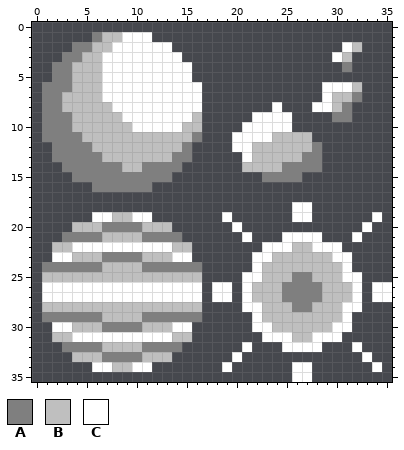
Two versions of one pixel-art sprite, ui/assets/celestialobject_icons.png. This is how it looked before the edit.
The file is 36x36 pixels.
Palette (. is transparent): A #7f7f7f  B #bfbfbf  C #ffffff
Pixels before, first column x 1:
 1 .....ABBCCC........................
 2 ...AABBCCCCCC.................CB...
 3 ..AABBCCCCCCCC...............CB....
 4 .AABBBCCCCCCCCC...............A....
 5 .AABBBCCCCCCCCC....................
 6 AAABBBCCCCCCCCCC............CCCB...
 7 AABBBBCCCCCCCCCC............CBBA...
 8 AABBBBBCCCCCCCCC.......C...CCBA....
 9 AAABBBBBCCCCCCCB.....CCCC....AA....
10 AAABBBBBBCCCCCBB....CCCCC..........
11 AAAABBBBBBBBBBBA...CCCCBBBB........
12 .AAAABBBBBBBBBA....CCBBBBBBA.......
13 .AAAAABBBBBBBAA.....CBBBBBAA.......
14 ..AAAAAABBAAAA......BBBBAAAA.......
15 ...AAAAAAAAAA.........AAAA.........
16 .....AAAAAA........................
17 ...................................
18 .........................CC........
19 .....CCBBCC.......C......CC......C.
20 ...BBBAAAABBB......C............C..
21 ..AAAABBBBAAAA......C...CCCC...C...
22 .BBCCCCCCCCCCBB.......CCCBBCCC.....
23 .CCBBBAAAABBBCC......CCBBBBBBCC....
24 AAAAAABBBBAAAAAA.....CBBBBBBBBC....
25 BBBBBBBBBBBBBBBB....CCBBBAABBBCC...
26 CCCCCCCCCCCCCCCC.CC.CBBBAAAABBBC.CC
27 CCCCCCCCCCCCCCCC.CC.CBBBAAAABBBC.CC
28 BBBBBBBBBBBBBBBB....CCBBBAABBBCC...
29 AAAAAABBBBAAAAAA.....CBBBBBBBBC....
30 .CCBBBAAAABBBCC......CCBBBBBBCC....
31 .BBCCCCCCCCCCBB.......CCCBBCCC.....
32 ..AAAABBBBAAAA......C...CCCC...C...
33 ...BBBAAAABBB......C............C..
34 .....CCBBCC.......C......CC......C.
35 .........................CC........
Now the later version:
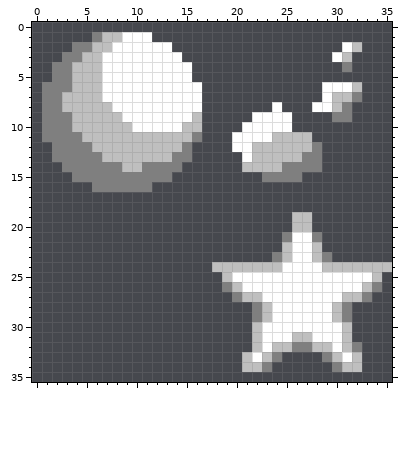
The exact change:
Changed rows in their new state; - is an unchanged pixel.
first column x 1:
18 -------------------------..--------
19 -----......-------.------BB------.-
20 ---..........------.-----BB-----.--
21 --............------.---A--A---.---
22 -..............-------..BCCB..-----
23 -..............------..A-CC-A..----
24 ................-BBBBB--CCCC--BBBBB
25 ................--BC--CCCCCCCC--CB-
26 ................-.AB-CCCCCCCCCC-BA.
27 ................-..AB-CCCCCCCC-BA..
28 ................----.A-CCCCCC-A.---
29 ................-----A-CCCCCC-A----
30 -..............------B-CCCCCC-B----
31 -..............------B--------B----
32 --............------.BCBBAABBCBA---
33 ---..........------.BCBA----ABCB.--
34 -----......-------.-BBA--..--ABB-.-
35 -------------------------..--------
Boxes around the changes in both pictures, in picture pixels (x1, y1, x2, y2):
changed: (42, 202, 392, 382)
